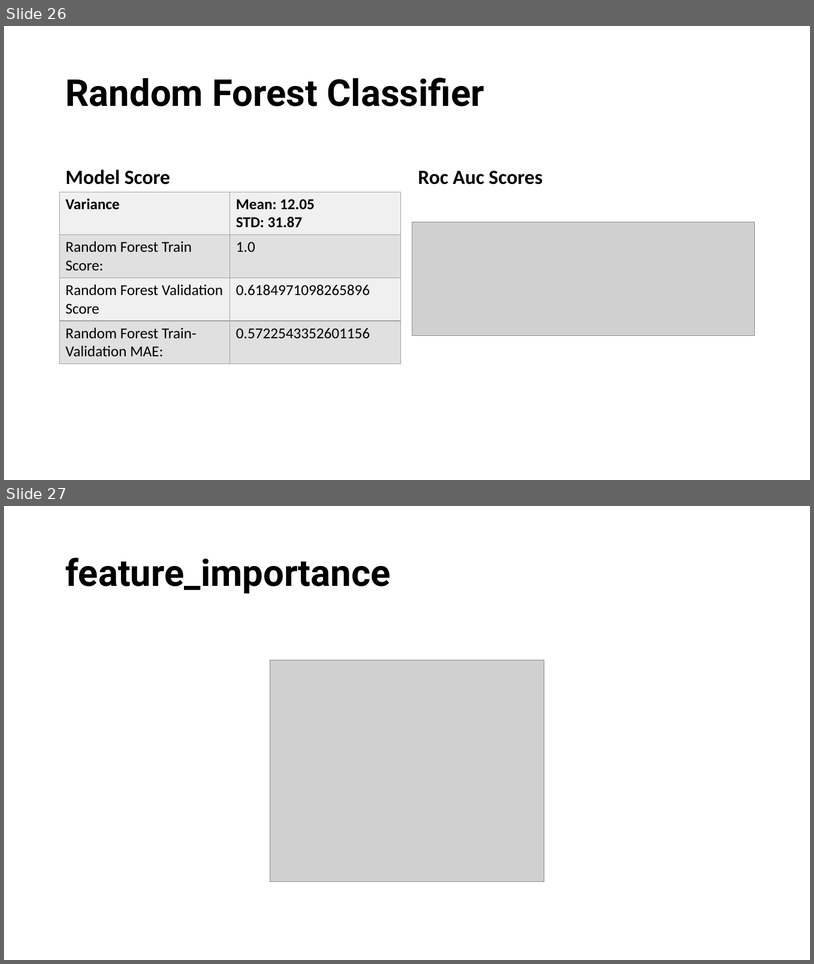
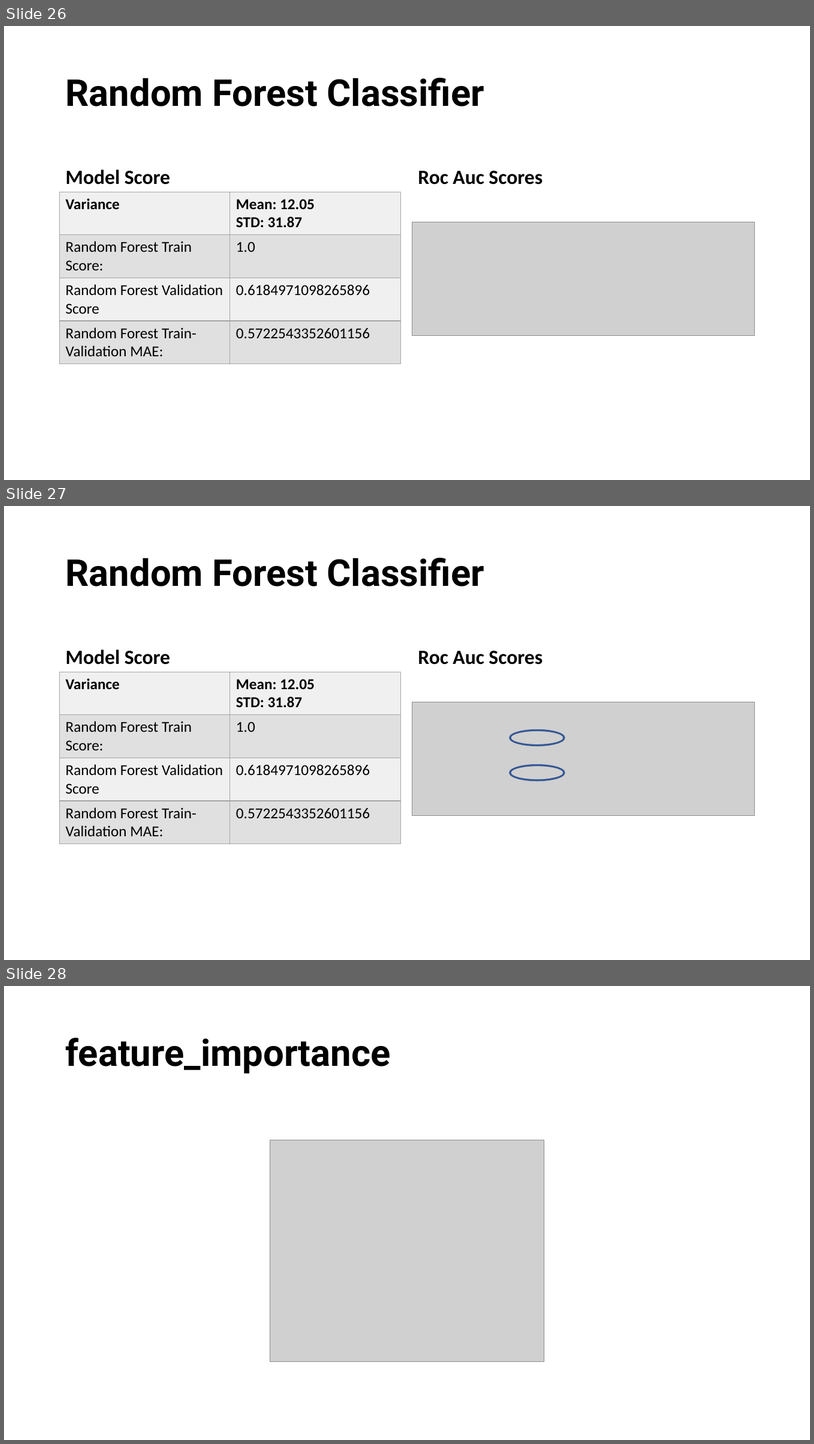
Before and after one commit to chanwinyee/ds_foundations, a slide deck: final_project/20181127-final_project_stolen-bikes.pptx. Shown one above the other, each under a label of ours: slides 26 and 27 before the commit, slides 26, 27 and 28 after it. The pictures are 814x964 and 814x1444 pixels, drawn with LibreOffice and Linux fonts; fonts in the diff are those of the drawing; grey boxes stand for pictures. Boxes give left, top, right and bottom in pixels: in the first picture for what was removed or moved away, otherwise in the second. Text is boxed around its words. In the diff, an @@ line names an element or a change of style, - is before the commit and + after.

```diff
--- a/final_project/20181127-final_project_stolen-bikes.pptx
+++ b/final_project/20181127-final_project_stolen-bikes.pptx
@@ slide 27 added at box(4, 506, 810, 960), background #FFFFFF @@
@@ title added at box(66, 558, 485, 586), 44 pt, text #000000, bold @@
+Random Forest Classifier
@@ text added at box(66, 649, 170, 664), 24 pt, text #000000, bold @@
+Model Score
@@ text added at box(418, 651, 543, 664), 24 pt, text #000000, bold @@
+Roc Auc Scores
@@ table added at box(60, 672, 401, 841), 4 rows, 2 columns @@
+Variance | Mean: 12.05 / STD: 31.87
+Random Forest Train Score: | 1.0
+Random Forest Validation Score | 0.6184971098265896
+Random Forest Train-Validation MAE: | 0.5722543352601156
@@ picture added at box(413, 702, 755, 816) @@
@@ donut added at box(510, 730, 565, 746), fill #4472C4, outline #325491 1 pt @@
@@ donut added at box(510, 765, 565, 781), fill #4472C4, outline #325491 1 pt @@
@@ what was slide 27 is now slide 28 @@
```
Also in this commit, not shown: 1 slide changed, 1 other file.
